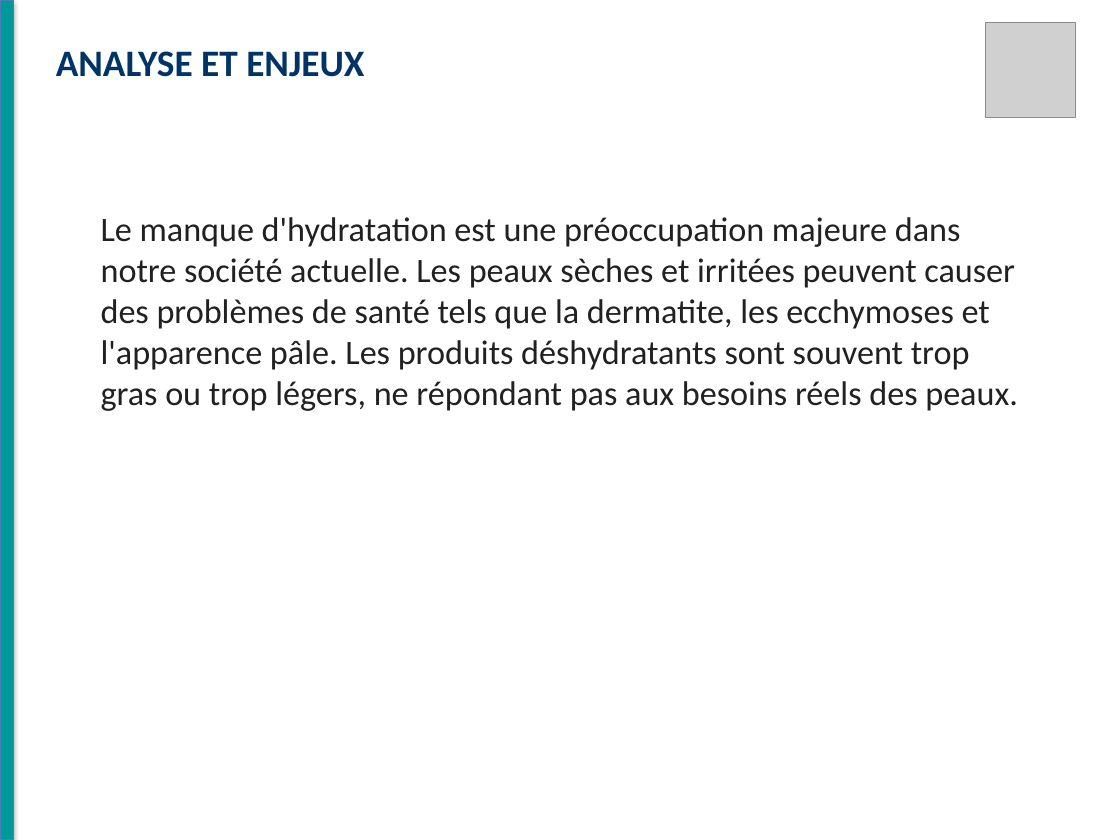
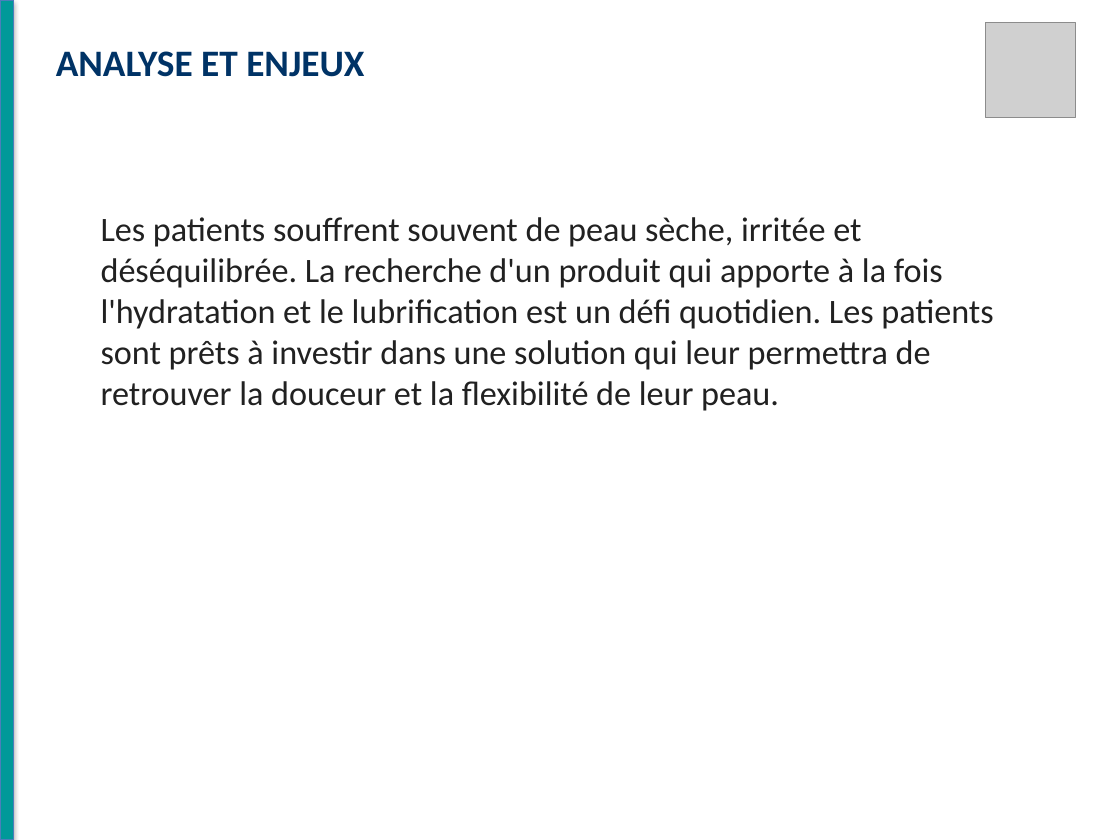
Before and after one commit to RayanAloui/Esprit-PIDS-4DS11-2026-Avatar, a slide deck: slide 2 of alia_django/apps/modeling/data/static/videos/Vaseline.pptx. Drawn at 1120x840 pixels with LibreOffice and Linux fonts; fonts in the diff are those of the drawing; grey boxes stand for pictures. Boxes give left, top, right and bottom in pixels: in the first picture for what was removed or moved away, otherwise in the second. Text is boxed around its words. In the diff, an @@ line names an element or a change of style, - is before the commit and + after.

```diff
--- a/alia_django/apps/modeling/data/static/videos/Vaseline.pptx
+++ b/alia_django/apps/modeling/data/static/videos/Vaseline.pptx
@@ text at [101,217,993,411]: text changed @@
-Le manque d'hydratation est une préoccupation majeure dans notre société actuelle. Les peaux sèches et irritées peuvent causer des problèmes de santé tels que la dermatite, les ecchymoses et l'apparence pâle. Les produits déshydratants sont souvent trop gras ou trop légers, ne répondant pas aux besoins réels des peaux.
+Les patients souffrent souvent de peau sèche, irritée et déséquilibrée. La recherche d'un produit qui apporte à la fois l'hydratation et le lubrification est un défi quotidien. Les patients sont prêts à investir dans une solution qui leur permettra de retrouver la douceur et la flexibilité de leur peau.
```
Also in this commit, not shown: 5 other slides changed, 15 other files.
